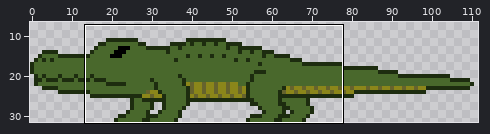
Pixel-art file: Aseprite/Crocodile.aseprite. The picture above shows the old version from afar; the outline marks the close-up.
Close-up. Before:
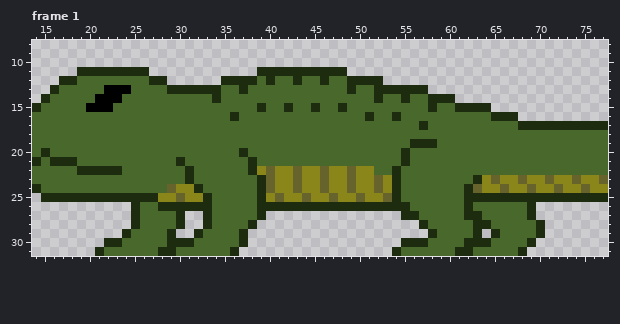
112x32 pixels, 1 frame. Shown: frame 1: x 14..77, y 8..31. The wide view leaves out empty margins. The commit also changed other frames or places, which this record leaves out.
The result:
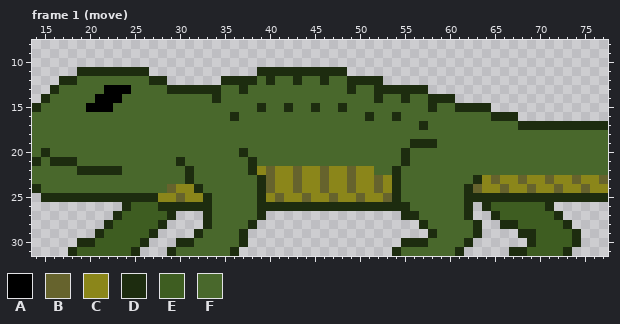
Palette (. is transparent): A #000000  B #66632d  C #8b861a  D #1d2c0f  E #3e5d21  F #49682c
The edit:
--- frame 1 (move), layer "legs"
@@ x 14..77 @@
 25 .DDDDDDDDDDDDDCCBCCDFFFFFDCBCCBCCBCCBCCBDFFFFFFFDDDDDDDDDDDDDDDD
-26 ...........DFFDDDDDDFFFFFDDDDDDDDDDDDDDDDDFFFFFFDFFFFFFD........
-27 ...........DFFFFD..DFFFFFD...............DDFFFFFDDFFFFFD........
-28 ...........DFFFFD..DFFFFD..................DFFFFFDDFFFFFD.......
-29 ..........DFFFFD..DFFFFD....................DFFFFD.DFFFFD.......
-30 ........DDFFFFFDDDFFFFFD.................DDDFFFFDDDFFFFD........
-31 .......DFFFFFFDDFFFFFFD.................DFFFFFFDDFFFFFD.........
+26 ..........DEEEDDDDDDFFFFFDDDDDDDDDDDDDDDDDFFFFFFD.DEEEEEED......
+27 .........DEEEEED...DFFFFFD...............DDFFFFFD..DEEEEEED.....
+28 ........DEEEEED....DFFFFD..................DFFFFFD..DDEEEEED....
+29 .......DEEEEED....DFFFFD....................DFFFFD....DDEEEED...
+30 .....DDEEEEED...DDFFFFFD.................DDDFFFFD......DEEEED...
+31 ....DEEEEEED...DFFFFFFD.................DFFFFFFD.....DDEEEED....
Pixel boxes of the changes (left, top, right, bottom) in both close-ups:
changed: (68, 202, 185, 256)
changed: (464, 202, 581, 256)
